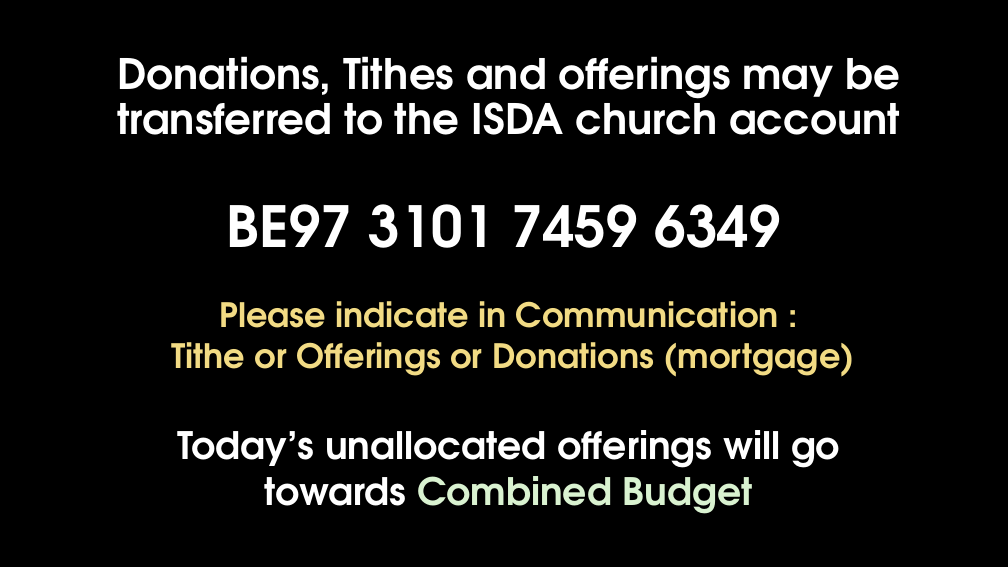
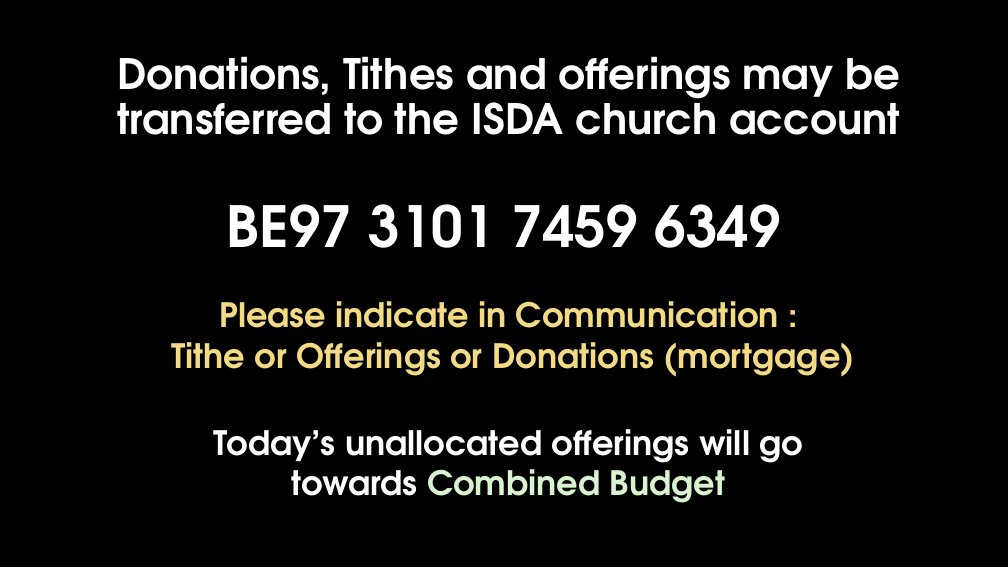
Before and after one commit to notnotedvard/isda-pptgen, a slide deck: slide 8 of assets/template.pptx. Drawn at 1008x567 pixels with LibreOffice and Linux fonts; fonts in the diff are those of the drawing; background and template pictures are left out. Boxes give left, top, right and bottom in pixels: in the first picture for what was removed or moved away, otherwise in the second. Text is boxed around its words. In the diff, an @@ line names an element or a change of style, - is before the commit and + after.

Commit message:
color and font options in insert_text(), better offering slides

```diff
--- a/assets/template.pptx
+++ b/assets/template.pptx
@@ text "Today’s unallocated offerings will go ...": place and size @@
-text "Today’s unallocated offerings will go ..." at box(177, 430, 840, 514)
+text "Today’s unallocated offerings will go ..." at box(214, 429, 803, 503)
@@ text "Today’s unallocated offerings will go ..." at box(214, 429, 803, 503): size 36 to 32 pt @@
```
Also in this commit, not shown: 2 other slides changed, 1 other file.
